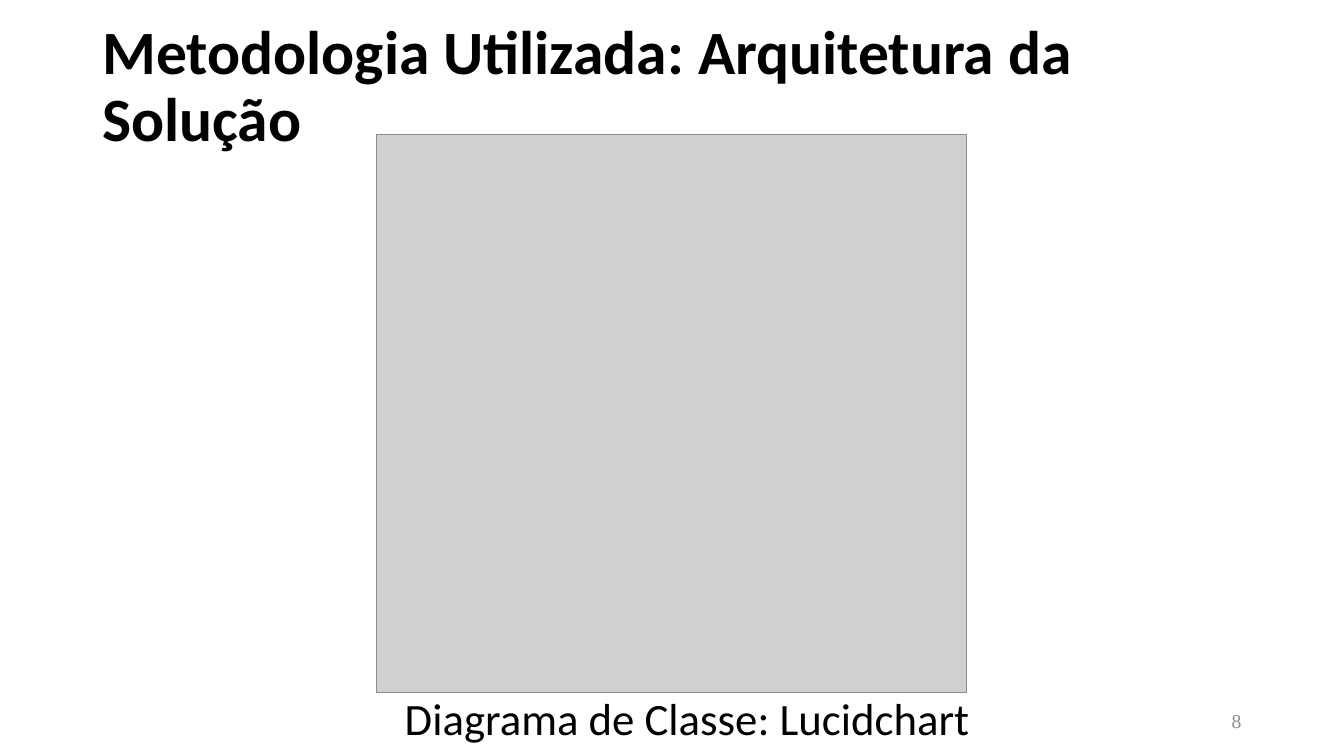
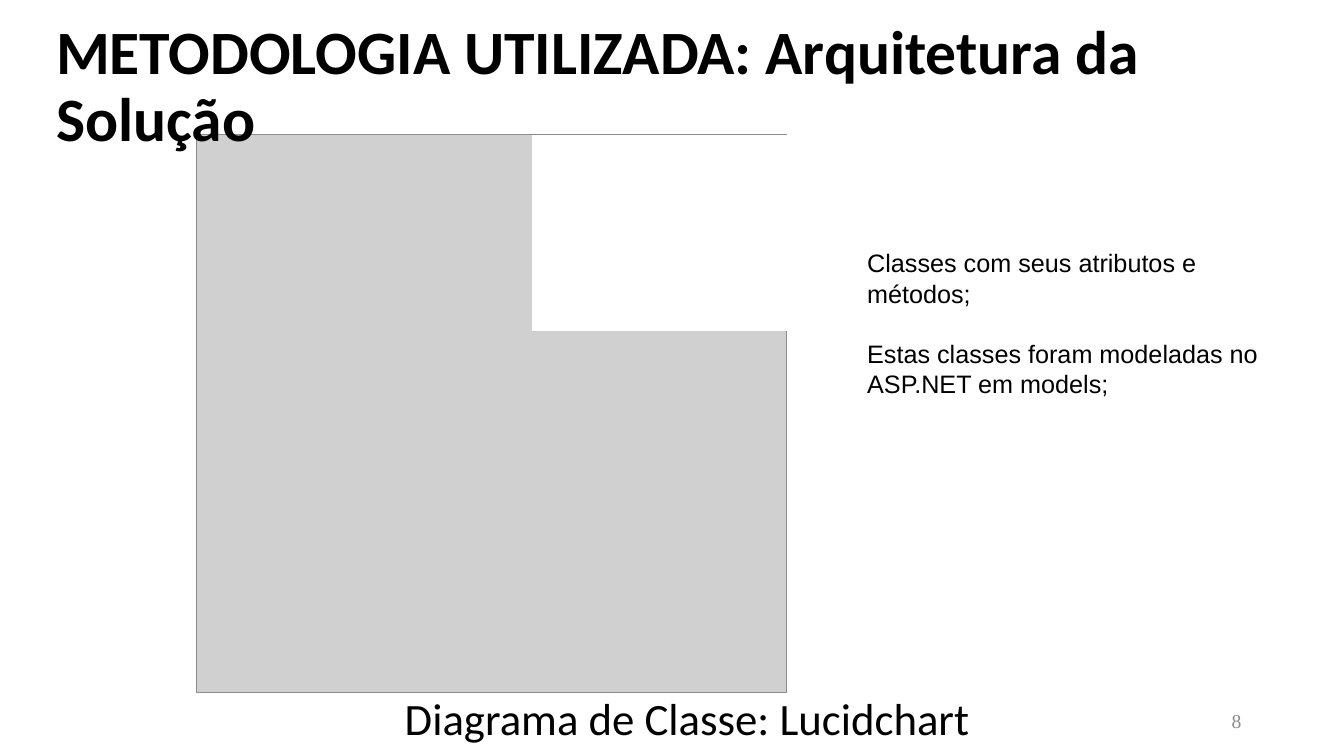
Before and after one commit to ICEI-PUC-Minas-PMV-ADS/pmv-ads-2023-1-e2-proj-int-t3-projeto-pedal-1, a slide deck: slide 8 of presentation/Apresentação_ProjetoPedal.pptx. Drawn at 1344x756 pixels with LibreOffice and Linux fonts; fonts in the diff are those of the drawing; grey boxes stand for pictures. Boxes give left, top, right and bottom in pixels: in the first picture for what was removed or moved away, otherwise in the second. Text is boxed around its words. In the diff, an @@ line names an element or a change of style, - is before the commit and + after.

```diff
--- a/presentation/Apresentação_ProjetoPedal.pptx
+++ b/presentation/Apresentação_ProjetoPedal.pptx
@@ text at box(56, 30, 1139, 156): text changed @@
-Metodologia Utilizada: Arquitetura da Solução
+METODOLOGIA UTILIZADA: Arquitetura da Solução
@@ picture: place and size @@
-picture at box(377, 135, 967, 693)
+picture at box(197, 135, 786, 693)
@@ rectangle added at box(533, 137, 847, 331), fill #FFFFFF, outline #FFFFFF 2 pt @@
@@ text added at box(867, 253, 1258, 397), 18 pt, text #000000 @@
+Classes com seus atributos e métodos;
+Estas classes foram modeladas no ASP.NET em models;
@@ text "Diagrama de Classe: Lucidchart" at box(405, 704, 969, 743): list level 1 to 3 in "Diagrama de Classe: Lucidchart" @@
```
Also in this commit, not shown: 9 other slides changed, 5 slides added, 2 slides removed.
